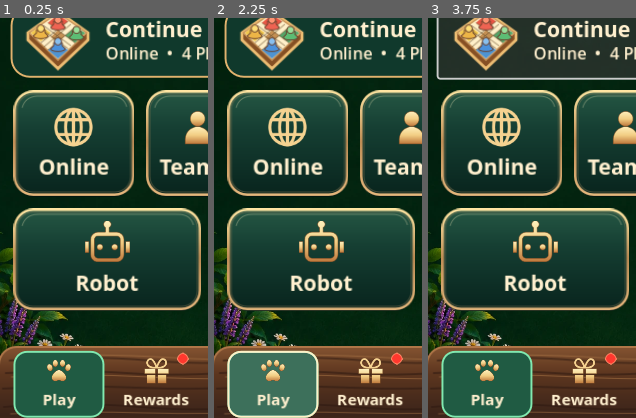
Above: before the commit, frames 1-3 (left to right).
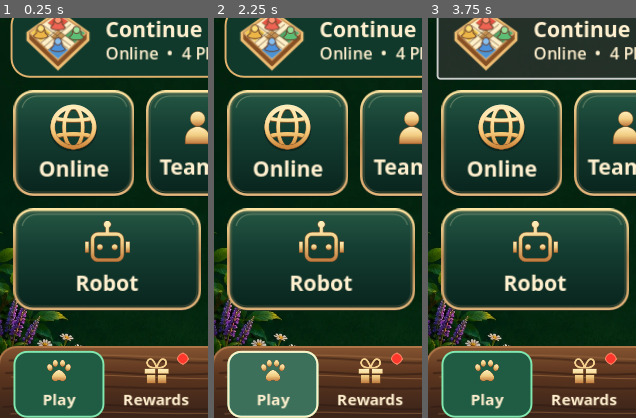
Above: after the commit, the same moments.

Repository: rekixo-lab/ludopaws-v2
Game: Godot game, scene res://scenes/ui/home/home_screen.tscn
Same seed, same stepped clock (60 frames per second), same inputs: the game is played once before the commit and once after it. This scene is started directly instead of the project's main scene.
Inputs (mouse positions are % of the whole screen's width and height, from its top left):
- Up to frame 1 (0.25 s): no input
- Up to frame 2 (2.25 s): click (74, 78) at 0.5 s; click (74, 78) at 1.25 s; click (15, 93) at 2 s
- Up to frame 3 (3.75 s): click (15, 93) at 2.75 s; click "Continue Match" at 3.5 s
The pictures show only the part of the screen within x 0-50%, y 47-97%; the shares and areas given below are measured in that part.

The runs differ from the first frame. In frame 1, 2.3% of the frame differs, in the area x 18-53%, y 21-40%; in frame 2, 2.3%; in frame 3, 2.3%.

Commit message:
Redraw the Home Online globe from the visual reference [skip ci]

Diff:
--- a/assets/ui/icons/globe.svg
+++ b/assets/ui/icons/globe.svg
@@ -1 +1,23 @@
-<svg xmlns="http://www.w3.org/2000/svg" width="64" height="64" viewBox="0 0 24 24"><g fill="#f5d290"><g fill="none" stroke="#f5d290" stroke-width="1.7"><circle cx="12" cy="12" r="9.5"/><ellipse cx="12" cy="12" rx="4.2" ry="9.5"/><path d="M3.5 8h17M3.5 16h17M12 2.5v19"/></g></g></svg>
+<svg xmlns="http://www.w3.org/2000/svg" width="96" height="96" viewBox="0 0 52 52">
+  <defs>
+    <linearGradient id="gold" x1="0" y1="0" x2="0" y2="1">
+      <stop stop-color="#ffe9b3"/>
+      <stop offset=".31" stop-color="#ffe4a6"/>
+      <stop offset=".66" stop-color="#f4c574"/>
+      <stop offset="1" stop-color="#ce883d"/>
+    </linearGradient>
+    <linearGradient id="rim" x1="0" y1="0" x2="0" y2="1">
+      <stop stop-color="#fff3cf"/>
+      <stop offset=".6" stop-color="#d39d5d"/>
+      <stop offset="1" stop-color="#8d5629"/>
+    </linearGradient>
+  </defs>
+  <ellipse cx="26" cy="27.5" rx="22.8" ry="22" fill="none" stroke="#091c14" stroke-opacity=".57" stroke-width="5.8"/>
+  <g fill="none" stroke-linecap="round" stroke-linejoin="round">
+    <path d="M26 4.3C20.3 4.3 16 14.1 16 25.9S20.3 47.5 26 47.5 36 37.7 36 25.9 31.7 4.3 26 4.3ZM6.3 16.5C14.1 18.1 20.1 18.5 26 18.5S37.9 18.1 45.7 16.5M6.3 35.3C14.1 33.7 20.1 33.3 26 33.3S37.9 33.7 45.7 35.3" stroke="#805225" stroke-width="4.6" transform="translate(0 .7)"/>
+    <path d="M26 4.3C20.3 4.3 16 14.1 16 25.9S20.3 47.5 26 47.5 36 37.7 36 25.9 31.7 4.3 26 4.3ZM6.3 16.5C14.1 18.1 20.1 18.5 26 18.5S37.9 18.1 45.7 16.5M6.3 35.3C14.1 33.7 20.1 33.3 26 33.3S37.9 33.7 45.7 35.3" stroke="url(#gold)" stroke-width="3.8"/>
+    <ellipse cx="26" cy="25.9" rx="22.3" ry="21.6" stroke="url(#rim)" stroke-width="5.1"/>
+    <ellipse cx="26" cy="25.9" rx="22.3" ry="21.6" stroke="url(#gold)" stroke-width="3.7"/>
+    <path d="M9.9 12.4C13.9 7.5 20 4.7 26 4.7S38.1 7.5 42.1 12.4" stroke="#fff4d2" stroke-opacity=".66" stroke-width=".8"/>
+  </g>
+</svg>
--- a/scenes/ui/home/home_screen.tscn
+++ b/scenes/ui/home/home_screen.tscn
@@ -354,6 +354,7 @@
 offset_bottom = 110.0
 title = "Online"
 glyph = ExtResource("globe")
+glyph_size = 50
 metadata/route = &"online"
 
 [node name="TeamUp" instance=ExtResource("tile") parent="Canvas/ModeGrid" groups=["home_routes"]]
--- a/scripts/ui/components/menu_tile.gd
+++ b/scripts/ui/components/menu_tile.gd
@@ -19,13 +19,15 @@
 
 @export var navigation_item := false
 @export var current := false
+@export_range(0, 64) var glyph_size := 0
 
 func _ready() -> void:
 	$Contents/Glyph.texture = glyph
 	$Contents/Title.text = title
 	tooltip_text = title
 	mouse_default_cursor_shape = Control.CURSOR_POINTING_HAND
-	$Contents/Glyph.custom_minimum_size = Vector2.ONE * (30 if navigation_item else 46)
+	var default_glyph_size := 30 if navigation_item else 46
+	$Contents/Glyph.custom_minimum_size = Vector2.ONE * (glyph_size if glyph_size > 0 else default_glyph_size)
 	$Contents/Title.add_theme_font_override("font", LABEL_FONT)
 	$Contents/Title.add_theme_font_size_override("font_size", 16 if navigation_item else 22)
 	if navigation_item:
